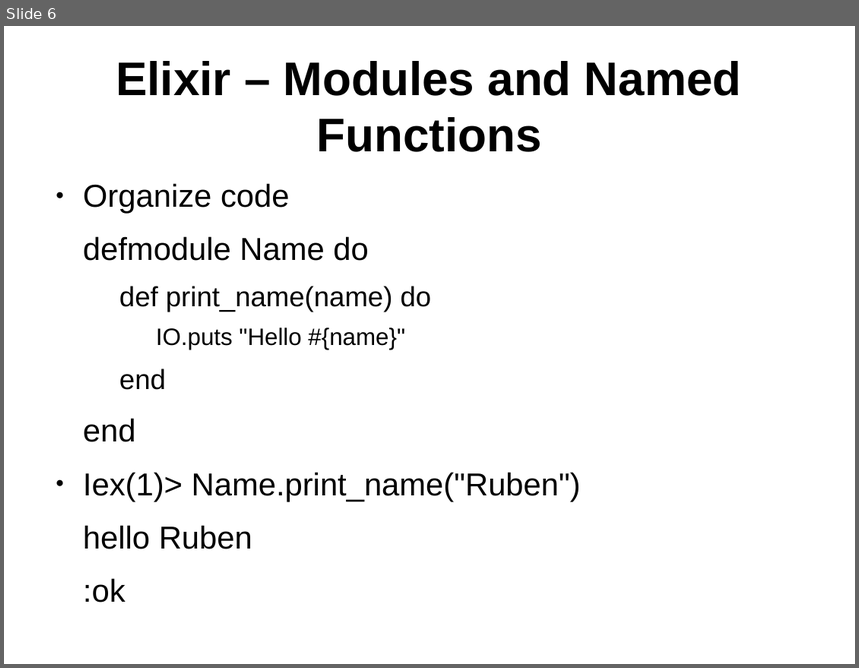
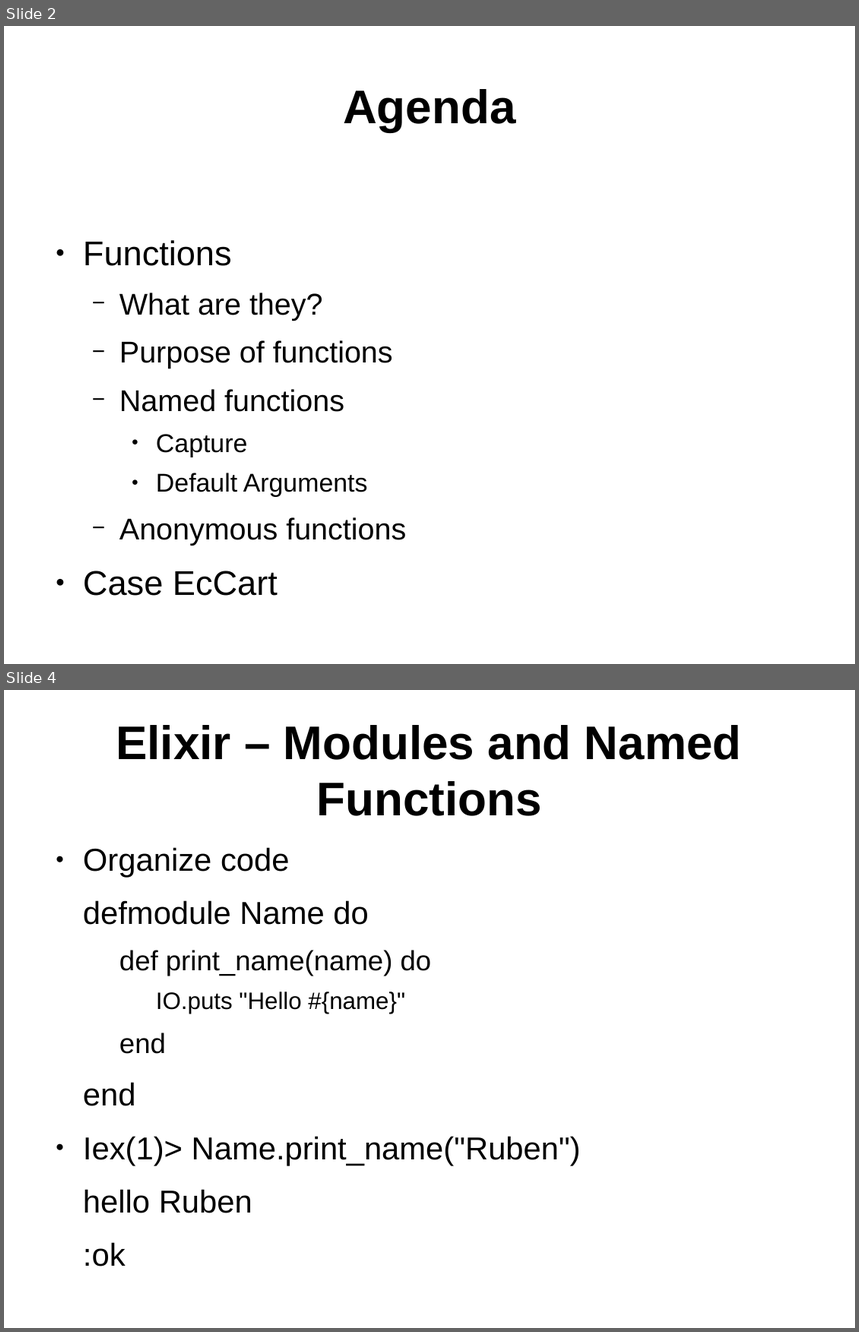
Before and after one commit to ramortegui/talks, a slide deck: elixir-basics-2.odp. Shown one above the other, each under a label of ours: slide 6 before the commit, slides 2 and 4 after it; the slides between them are not shown. The pictures are 859x668 and 859x1332 pixels, drawn with LibreOffice and Linux fonts; fonts in the diff are those of the drawing. Boxes give left, top, right and bottom in pixels: in the first picture for what was removed or moved away, otherwise in the second. Text is boxed around its words. In the diff, an @@ line names an element or a change of style, - is before the commit and + after.

Commit message:
Update agenda.

```diff
--- a/elixir-basics-2.odp
+++ b/elixir-basics-2.odp
@@ slide 2 added at (x1=4, y1=26, x2=855, y2=664), background #FFFFFF @@
@@ title added at (x1=343, y1=89, x2=516, y2=132), 44 pt, text #000000, bold @@
+Agenda
@@ text added at (x1=83, y1=240, x2=406, y2=596), 28 pt, text #000000 @@
+● Functions
+  − What are they?
+  − Purpose of functions
+  − Named functions
+    ● Capture
+    ● Default Arguments
+  − Anonymous functions
+● Case EcCart
@@ what was slide 6 is now slide 4 @@
```
Also in this commit, not shown: 1 slide changed, 1 other slide added, 3 slides removed.
